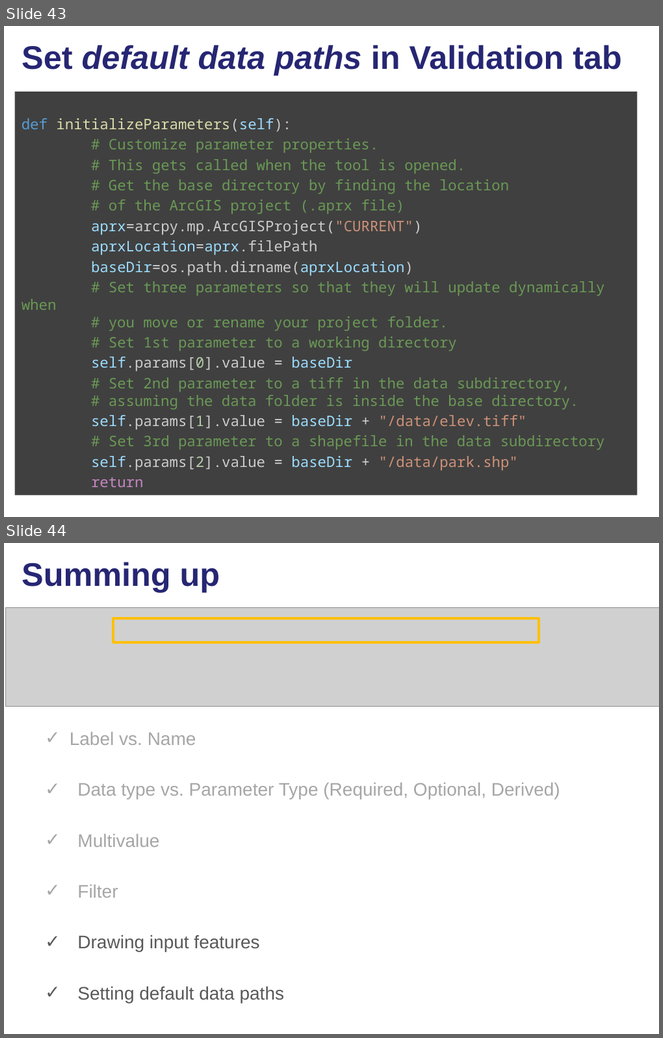
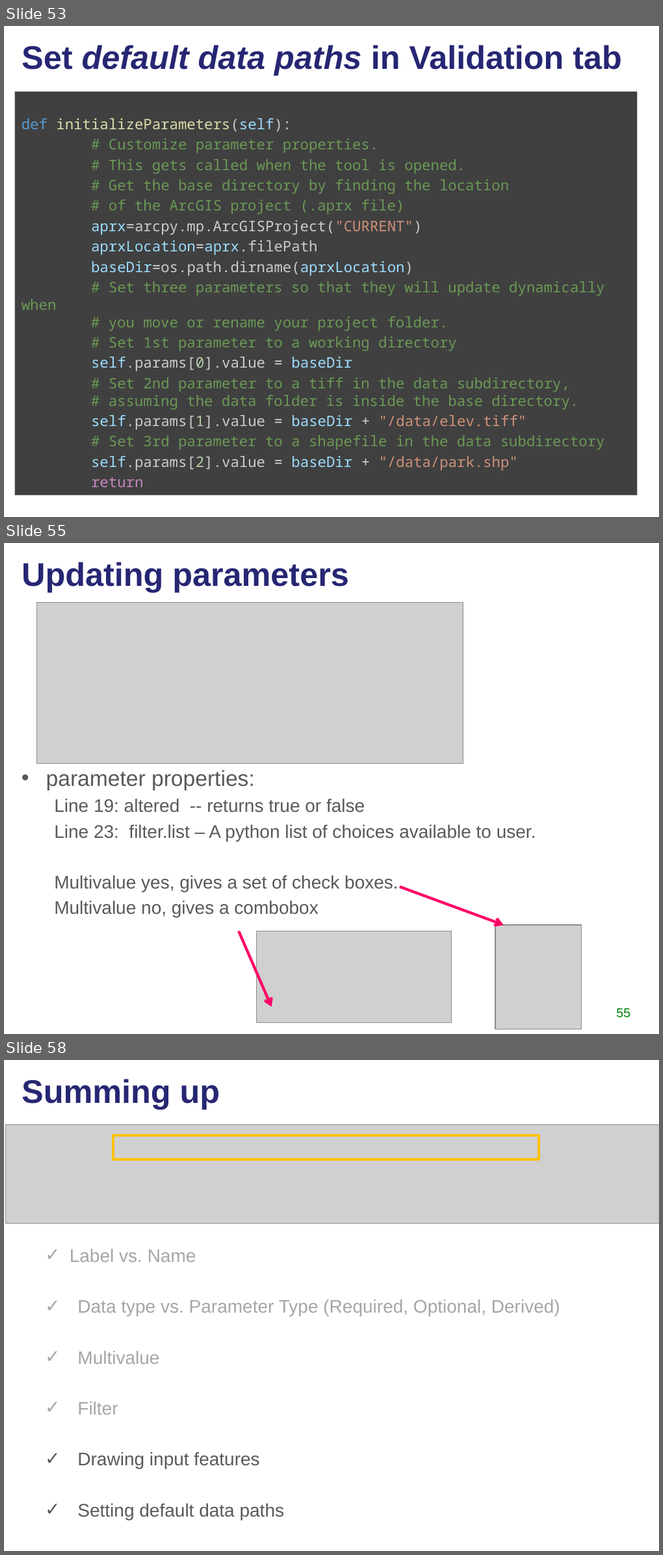
Before and after one commit to lgtateos/gis540, a slide deck: slides/scriptToolParameters.pptx. Shown one above the other, each under a label of ours: slides 43 and 44 before the commit, slides 53, 55 and 58 after it; the slides between them are not shown. The pictures are 663x1038 and 663x1555 pixels, drawn with LibreOffice and Linux fonts; fonts in the diff are those of the drawing; grey boxes stand for pictures. Boxes give left, top, right and bottom in pixels: in the first picture for what was removed or moved away, otherwise in the second. Text is boxed around its words. In the diff, an @@ line names an element or a change of style, - is before the commit and + after.

Commit message:
add more slides
More explanation of setting default values and updating parameters based on other parameters.

```diff
--- a/slides/scriptToolParameters.pptx
+++ b/slides/scriptToolParameters.pptx
@@ slide 55 added at box(4, 543, 659, 1034), background #FFFFFF @@
@@ title added at box(22, 562, 349, 592), 36 pt, text #262673, bold @@
+Updating parameters
@@ picture added at box(36, 602, 464, 763) @@
@@ text added at box(46, 770, 536, 917), 20 pt, text #595959 @@
+• parameter properties:
+  Line 19: altered -- returns true or false
+  Line 23: filter.list – A python list of choices available to user.
+  Multivalue yes, gives a set of check boxes.
+  Multivalue no, gives a combobox
@@ arrow added from (400, 887) to (503, 925), #FF0066 3 pt @@
@@ arrow added from (239, 932) to (271, 1007), #FF0066 3 pt @@
@@ picture added at box(257, 932, 452, 1023) @@
@@ picture added at box(495, 925, 582, 1029) @@
@@ page number added at box(616, 1008, 631, 1018), 14 pt, text #008000 @@
+55
@@ what was slide 43 is now slide 53 @@
@@ what was slide 44 is now slide 58 @@
```
Also in this commit, not shown: 13 other slides added.
